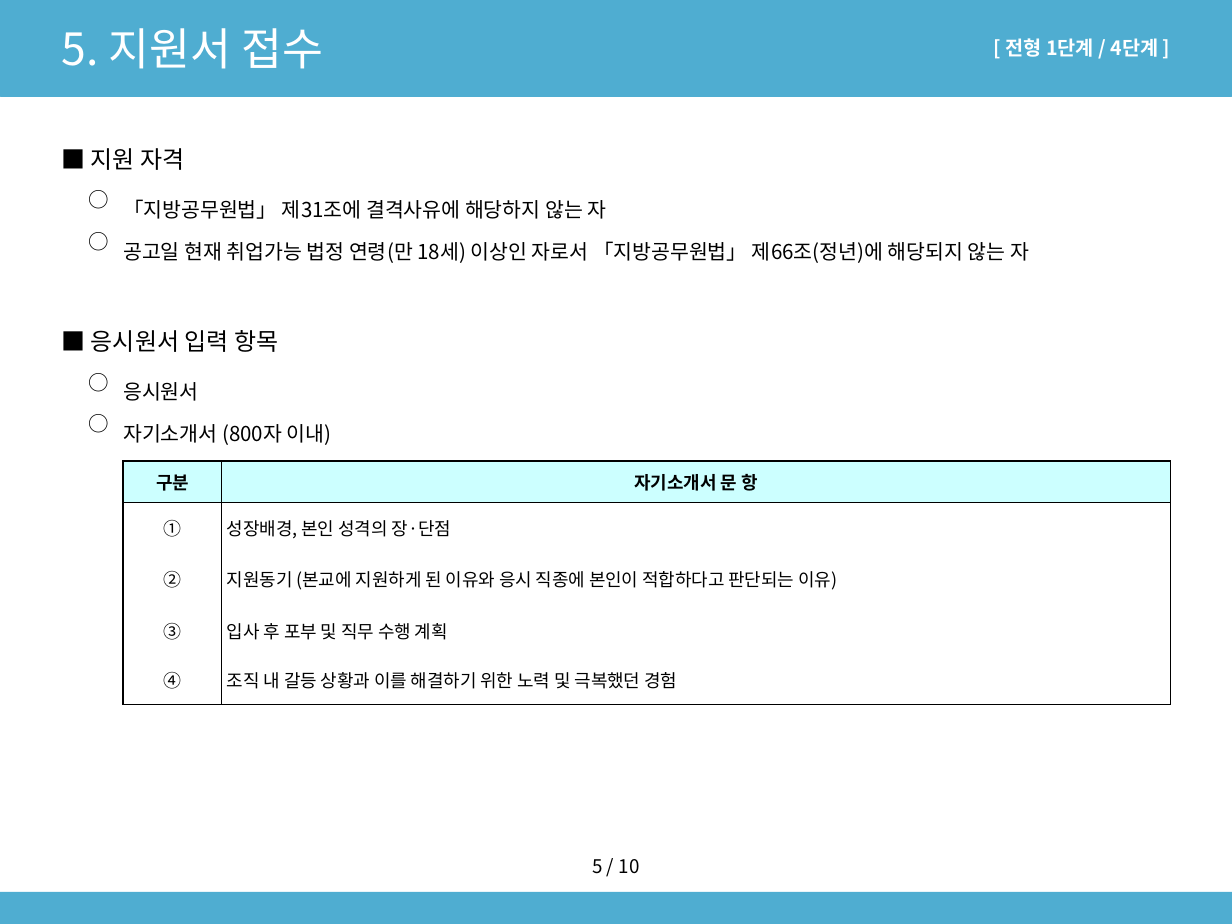
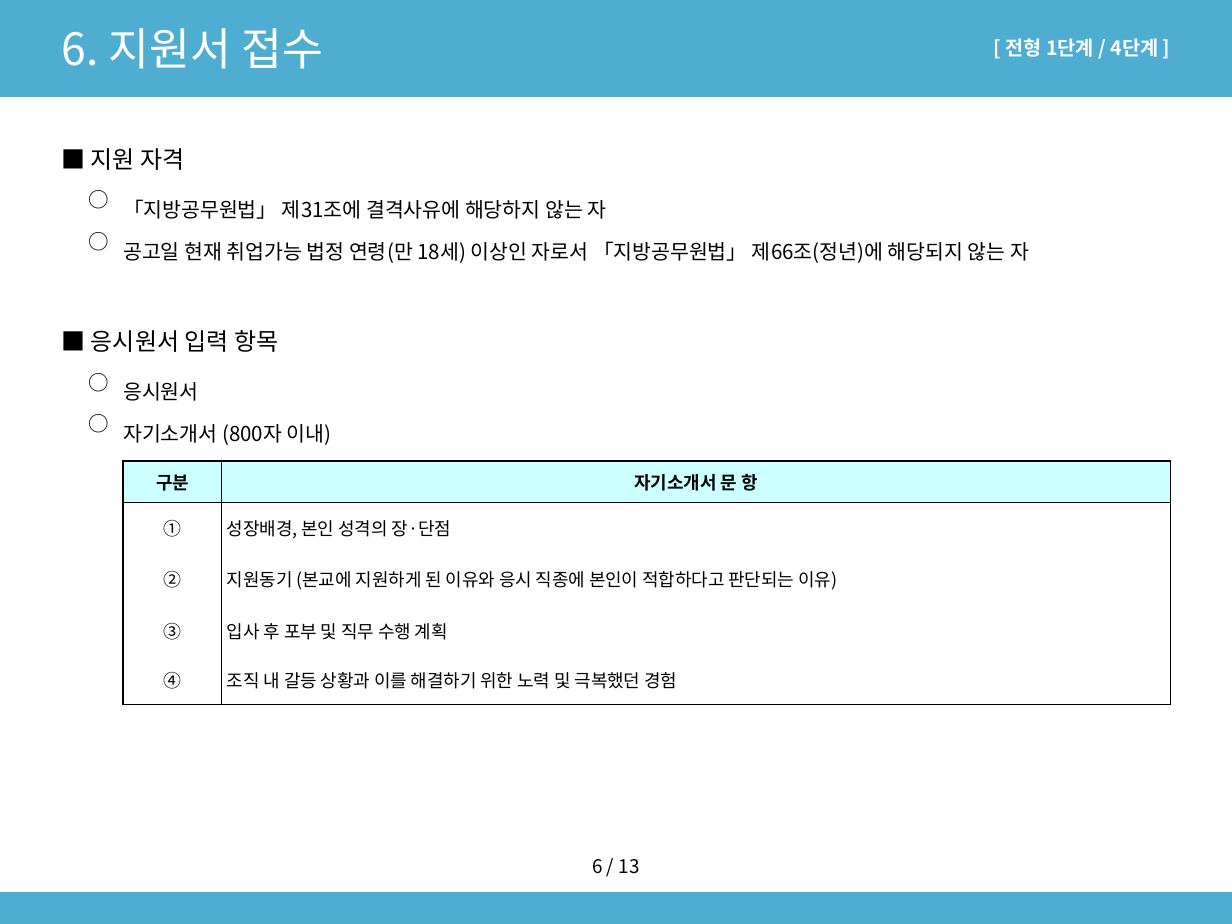
Before and after one commit to sogood459-max/miracle-guy, a slide deck: slide 8 of docs/2027년_사무직원_채용계획안.pptx (slide 7 before the commit). Drawn at 1232x924 pixels with LibreOffice and Linux fonts; fonts in the diff are those of the drawing. Boxes give left, top, right and bottom in pixels: in the first picture for what was removed or moved away, otherwise in the second. Text is boxed around its words. In the diff, an @@ line names an element or a change of style, - is before the commit and + after.

```diff
--- a/docs/2027년_사무직원_채용계획안.pptx
+++ b/docs/2027년_사무직원_채용계획안.pptx
@@ text at <box>62,28,323,69</box>: text changed @@
-5. 지원서 접수
+6. 지원서 접수
@@ text at <box>592,859,640,874</box>: text changed @@
-5 / 10
+6 / 13
```
Also in this commit, not shown: 10 other slides changed, 3 slides added, 1 other file.
